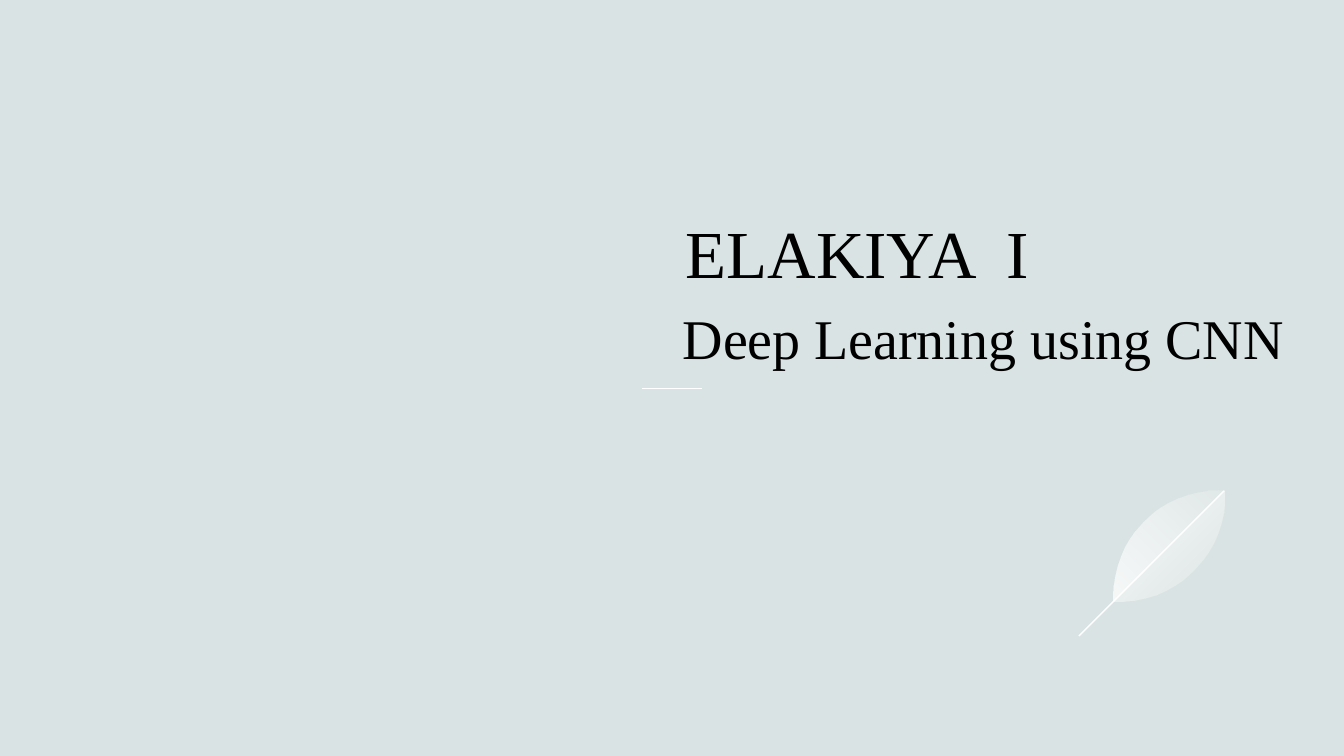
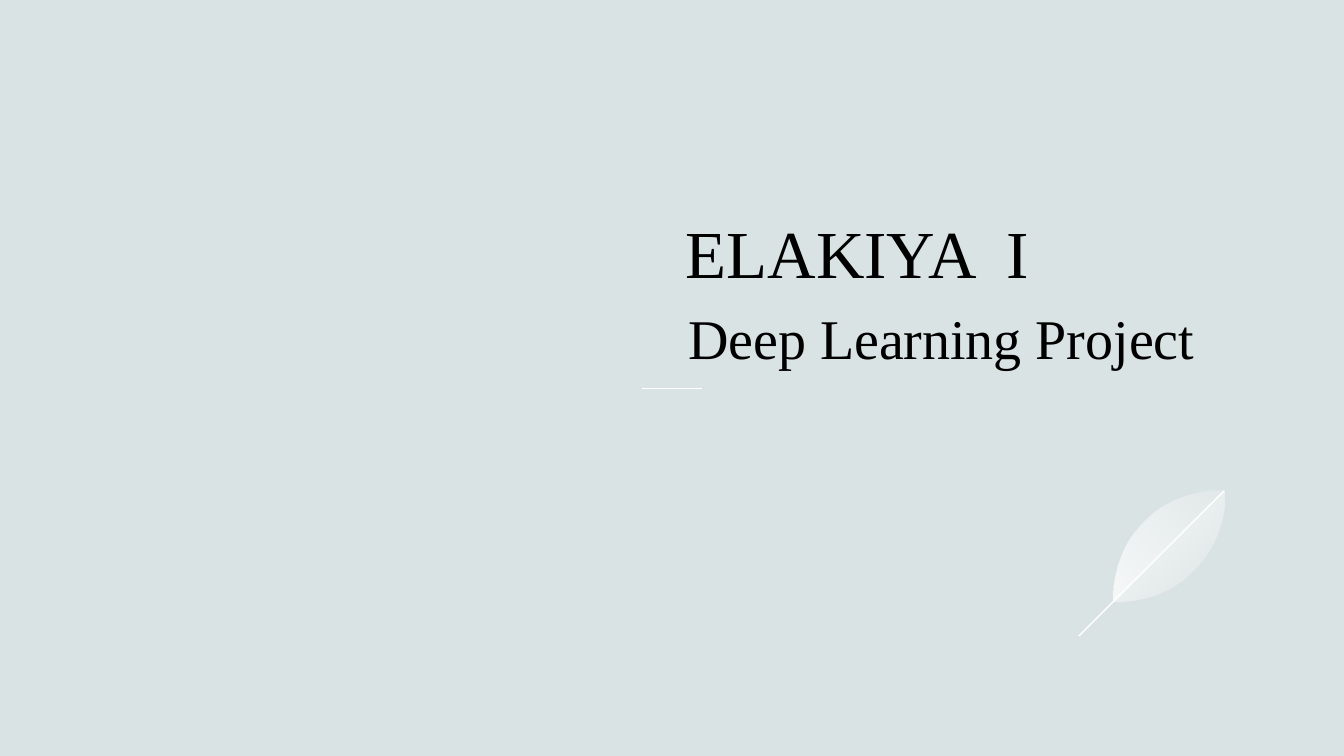
Before and after one commit to Elakiya23/NM-TNSDC, a slide deck: slide 1 of TRAFFIC-SIGN-RECOGNIZER.pptx. Drawn at 1344x756 pixels with LibreOffice and Linux fonts; fonts in the diff are those of the drawing. Boxes give left, top, right and bottom in pixels: in the first picture for what was removed or moved away, otherwise in the second. Text is boxed around its words. In the diff, an @@ line names an element or a change of style, - is before the commit and + after.

Commit message:
added

```diff
--- a/TRAFFIC-SIGN-RECOGNIZER.pptx
+++ b/TRAFFIC-SIGN-RECOGNIZER.pptx
@@ title at <box>686,233,1194,370</box>: text changed @@
-ELAKIYA I
-Deep Learning using CNN
+ELAKIYA I
+Deep Learning Project
```
